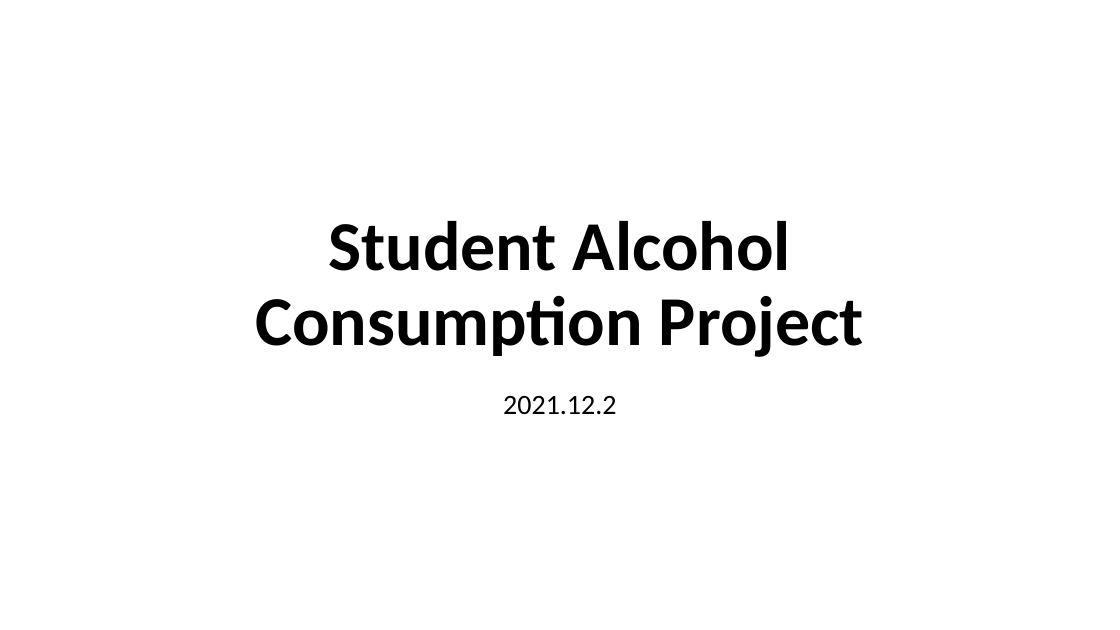
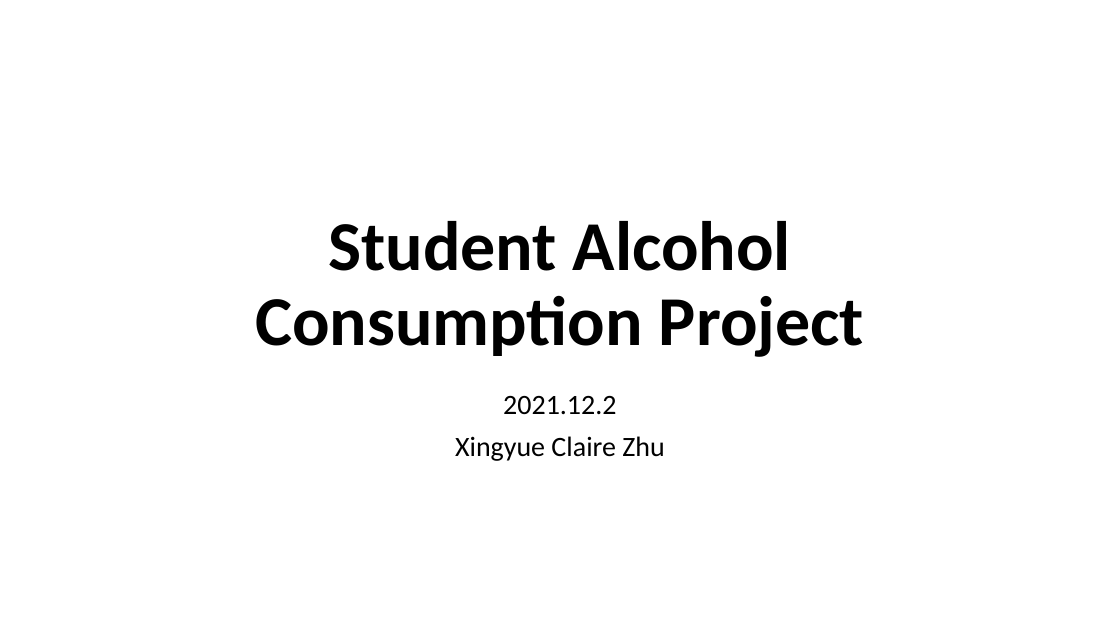
Before and after one commit to HimesGroup/BMIN503_Final_Project, a slide deck: slide 1 of final project.pptx. Drawn at 1120x630 pixels with LibreOffice and Linux fonts; fonts in the diff are those of the drawing. Boxes give left, top, right and bottom in pixels: in the first picture for what was removed or moved away, otherwise in the second. Text is boxed around its words. In the diff, an @@ line names an element or a change of style, - is before the commit and + after.

```diff
--- a/final project.pptx
+++ b/final project.pptx
@@ subtitle at [455,436,665,461]: paragraph added @@
+Xingyue Claire Zhu
```
Also in this commit, not shown: 3 other slides changed, 3 other files.
